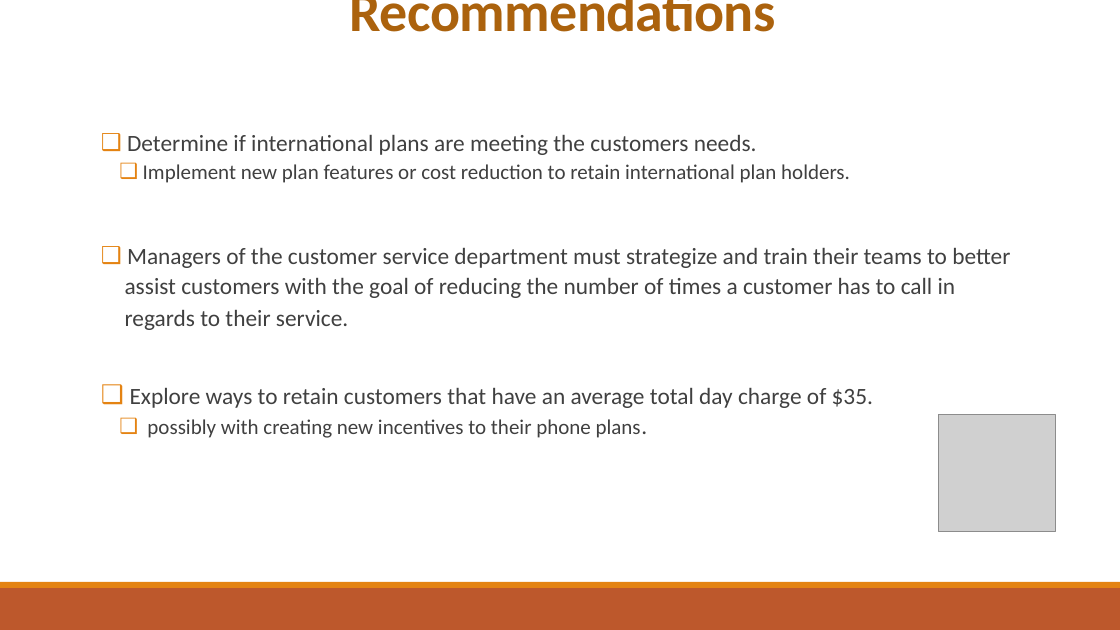
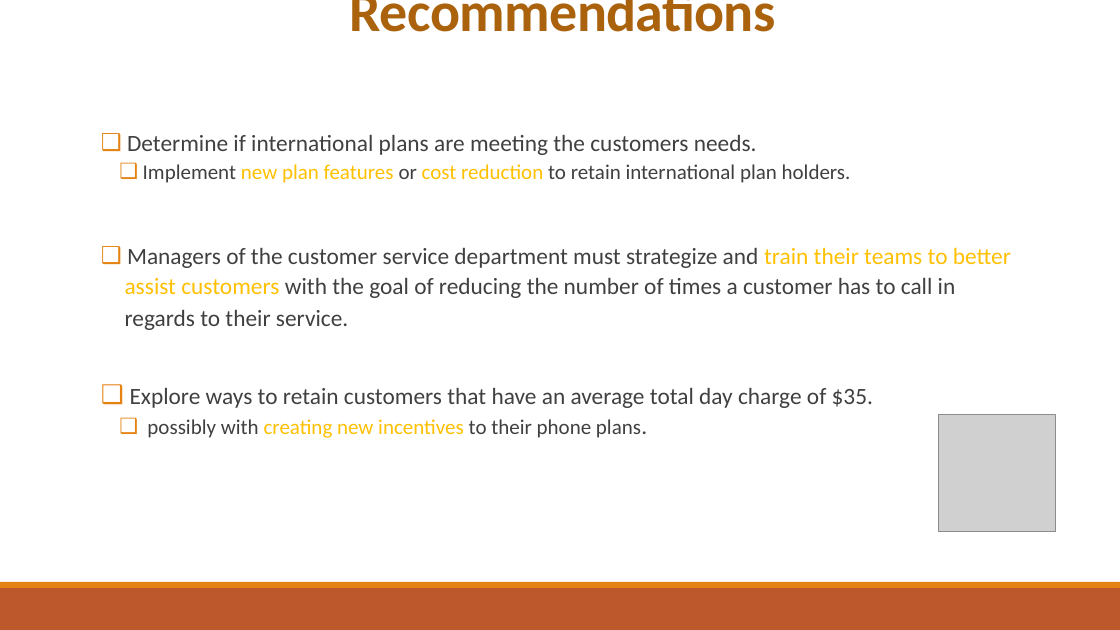
Before and after one commit to MHolthouser1024/dsc-phase-3-project-v2-3, a slide deck: slide 10 of Presentation.pptx. Drawn at 1120x630 pixels with LibreOffice and Linux fonts; fonts in the diff are those of the drawing; grey boxes stand for pictures. Boxes give left, top, right and bottom in pixels: in the first picture for what was removed or moved away, otherwise in the second. Text is boxed around its words. In the diff, an @@ line names an element or a change of style, - is before the commit and + after.

```diff
--- a/Presentation.pptx
+++ b/Presentation.pptx
@@ text at (125,164,1011,438): text colour #404040 to #FFC000 in "new plan features cost reduction", "train their teams to better", "assist customers", "creating new incentives" @@
```
Also in this commit, not shown: 2 other slides changed.
